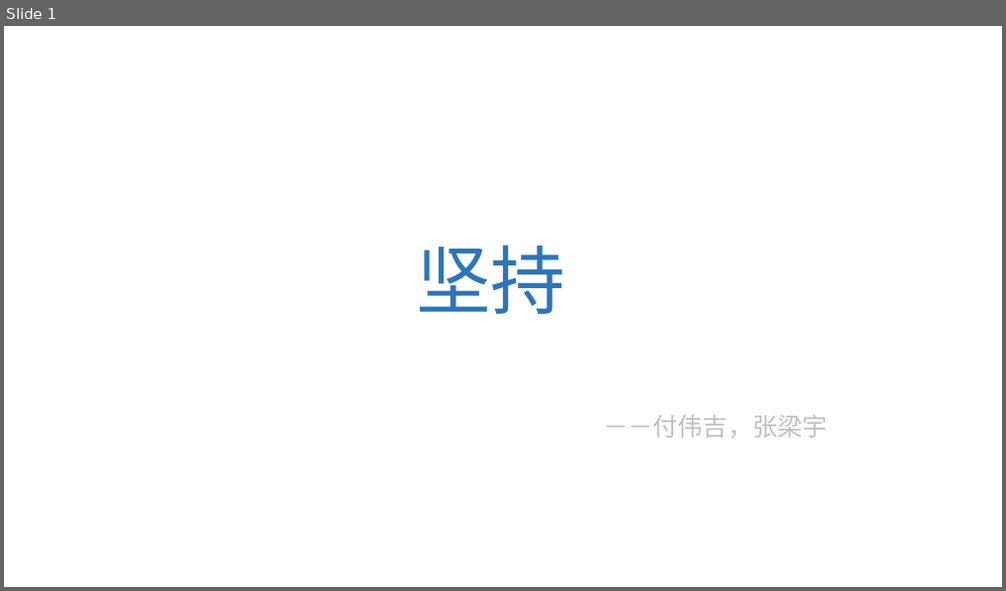
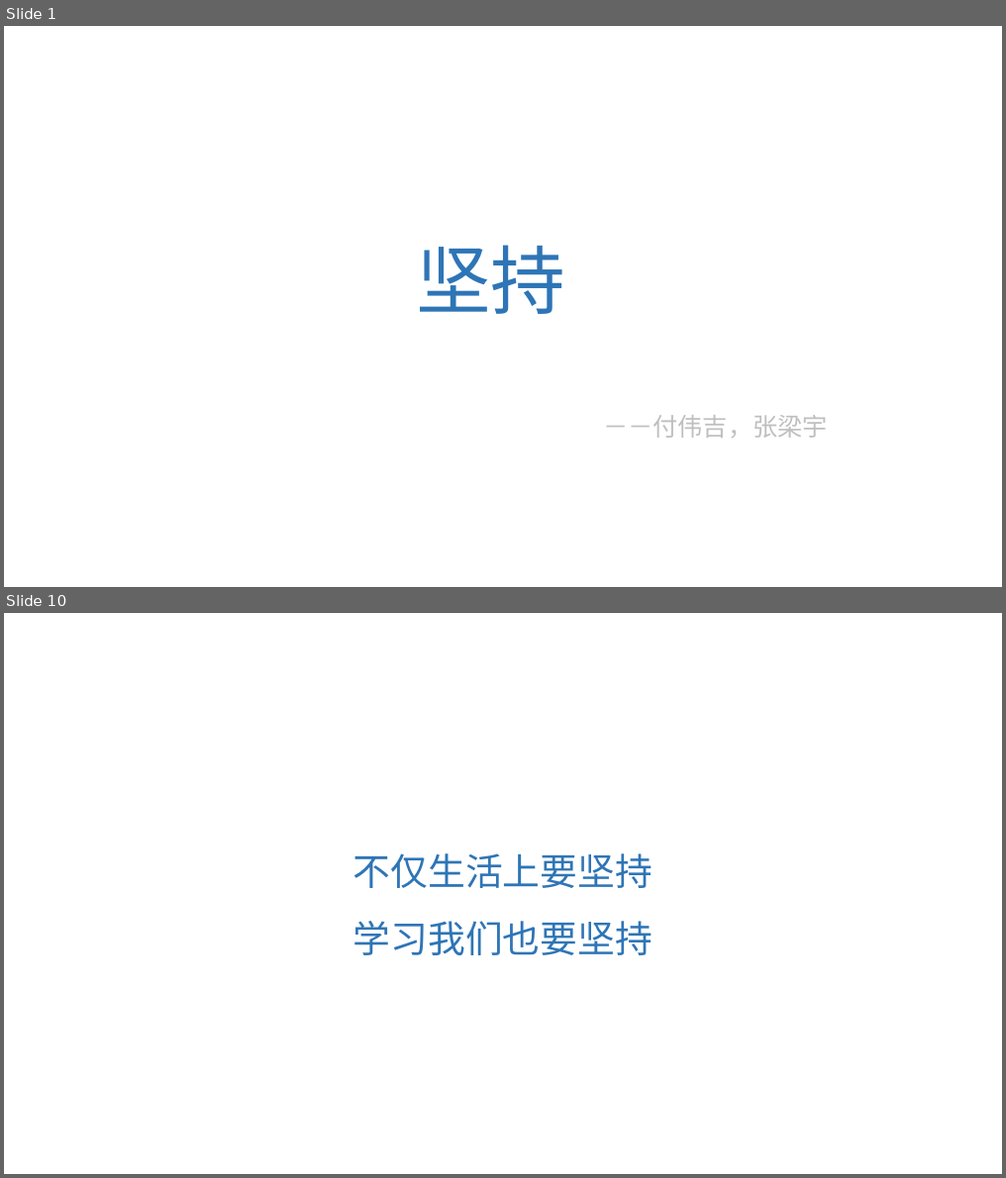
Before and after one commit to jeefies/ppt, a slide deck: 坚持.pptx. Shown one above the other, each under a label of ours: slide 1 before the commit, slides 1 and 10 after it; the slides between them are not shown. The pictures are 1006x591 and 1006x1178 pixels, drawn with LibreOffice and Linux fonts; fonts in the diff are those of the drawing. Boxes give left, top, right and bottom in pixels: in the first picture for what was removed or moved away, otherwise in the second. Text is boxed around its words. In the diff, an @@ line names an element or a change of style, - is before the commit and + after.

```diff
--- a/坚持.pptx
+++ b/坚持.pptx
@@ slide 10 added at bbox=[4, 613, 1002, 1174], background #FFFFFF @@
@@ text added at bbox=[353, 854, 652, 956], 36 pt, text #2E75B6 @@
+不仅生活上要坚持
+学习我们也要坚持
```
Also in this commit, not shown: 8 slides changed, 2 slides removed.
